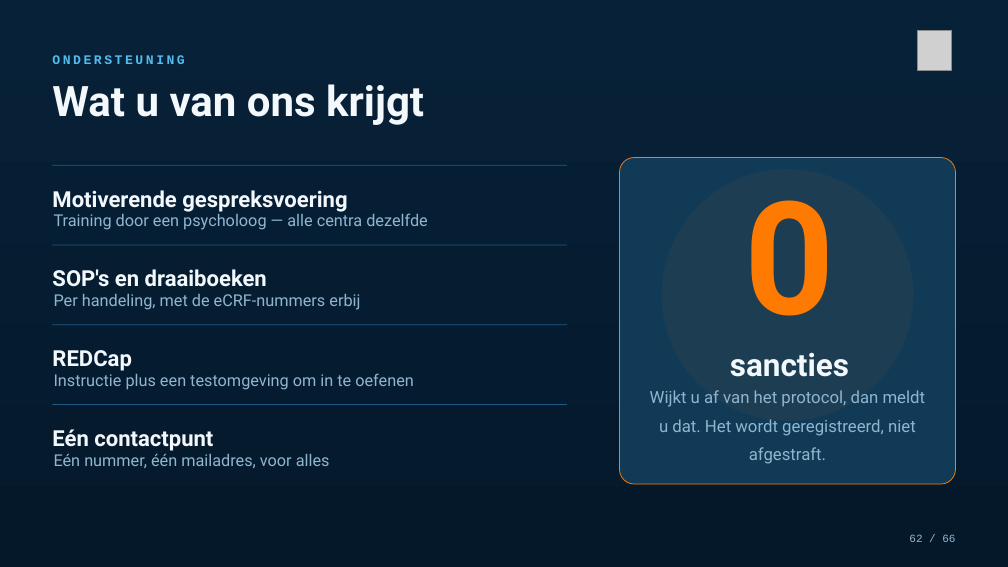
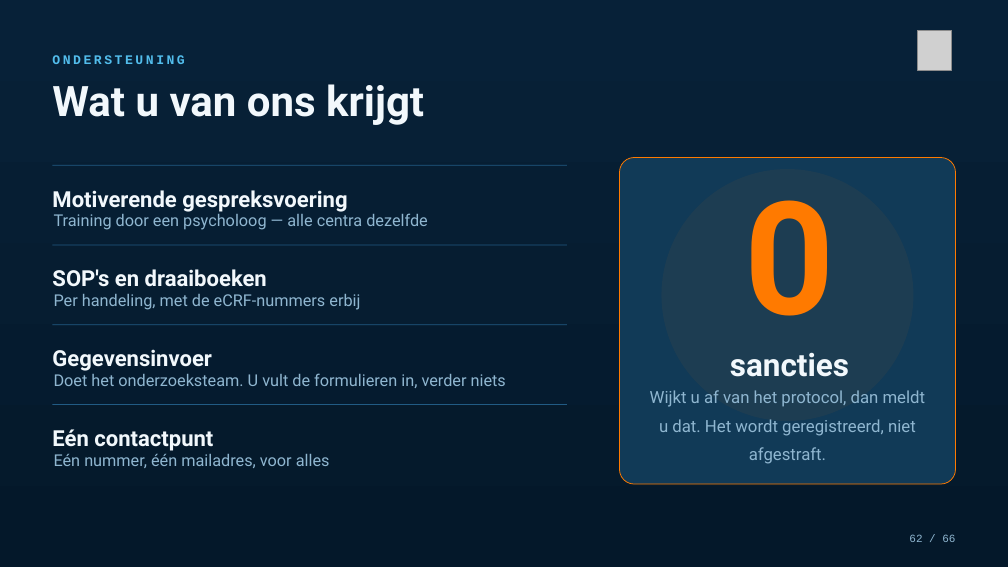
Before and after one commit to Dellfs/paradise-project, a slide deck: slide 62 of PARADISE_presentatie/PARADISE_opleidingssessie_voetklinieken.pptx. Drawn at 1008x567 pixels with LibreOffice and Linux fonts; fonts in the diff are those of the drawing; grey boxes stand for pictures. Boxes give left, top, right and bottom in pixels: in the first picture for what was removed or moved away, otherwise in the second. Text is boxed around its words. In the diff, an @@ line names an element or a change of style, - is before the commit and + after.

```diff
--- a/PARADISE_presentatie/PARADISE_opleidingssessie_voetklinieken.pptx
+++ b/PARADISE_presentatie/PARADISE_opleidingssessie_voetklinieken.pptx
@@ text at [52, 349, 212, 371]: text changed @@
-REDCap
+Gegevensinvoer
@@ text at [54, 373, 506, 388]: text changed @@
-Instructie plus een testomgeving om in te oefenen
+Doet het onderzoeksteam. U vult de formulieren in, verder niets
```
Also in this commit, not shown: 5 other slides changed, 1 other file.
